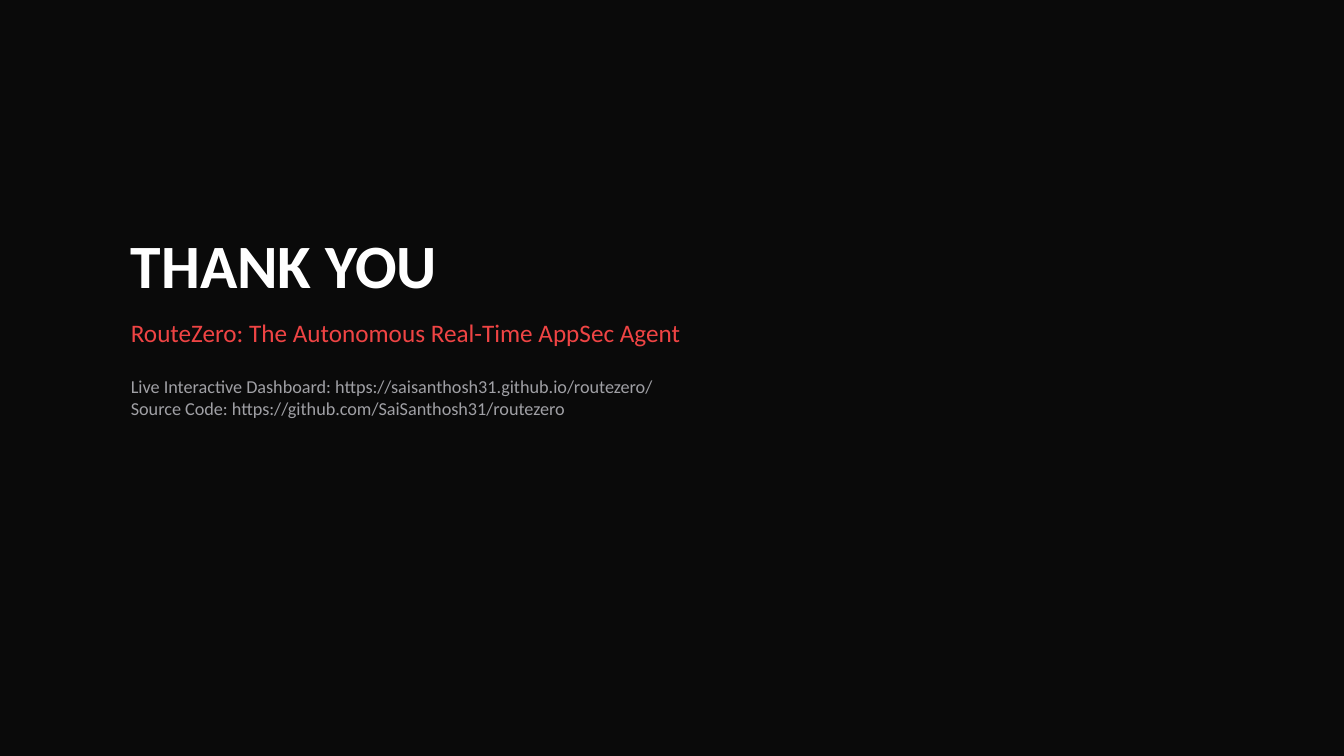
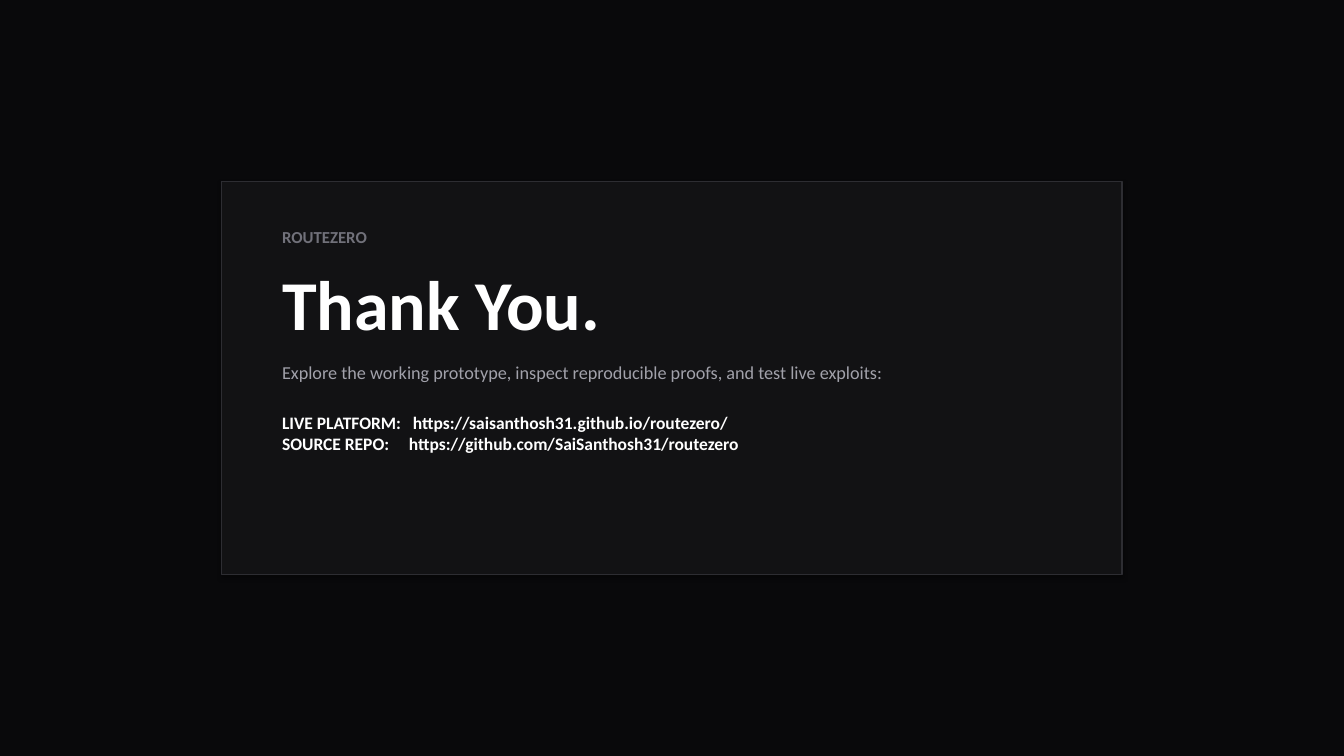
Before and after one commit to SaiSanthosh31/routezero, a slide deck: slide 4 of RouteZero_VoyageHack_Submission.pptx. Drawn at 1344x756 pixels with LibreOffice and Linux fonts; fonts in the diff are those of the drawing. Boxes give left, top, right and bottom in pixels: in the first picture for what was removed or moved away, otherwise in the second. Text is boxed around its words. In the diff, an @@ line names an element or a change of style, - is before the commit and + after.

```diff
--- a/RouteZero_VoyageHack_Submission.pptx
+++ b/RouteZero_VoyageHack_Submission.pptx
@@ rectangle at <box>0,0,1344,756</box>: fill #0A0A0A to #09090B @@
@@ rectangle added at <box>222,181,1122,575</box>, fill #121214, outline #2D2D32 1 pt @@
@@ text at <box>282,232,882,453</box>: text changed; size 13 to 12.5 pt; text colour #A0A0A5 to #FFFFFF; bold on @@
-THANK YOU
-RouteZero: The Autonomous Real-Time AppSec Agent
-Live Interactive Dashboard: https://saisanthosh31.github.io/routezero/
-Source Code: https://github.com/SaiSanthosh31/routezero
+ROUTEZERO
+Thank You.
+Explore the working prototype, inspect reproducible proofs, and test live exploits:
+LIVE PLATFORM: https://saisanthosh31.github.io/routezero/
+SOURCE REPO: https://github.com/SaiSanthosh31/routezero
```
Also in this commit, not shown: 2 other slides changed, 1 slide added, 1 slide removed.
